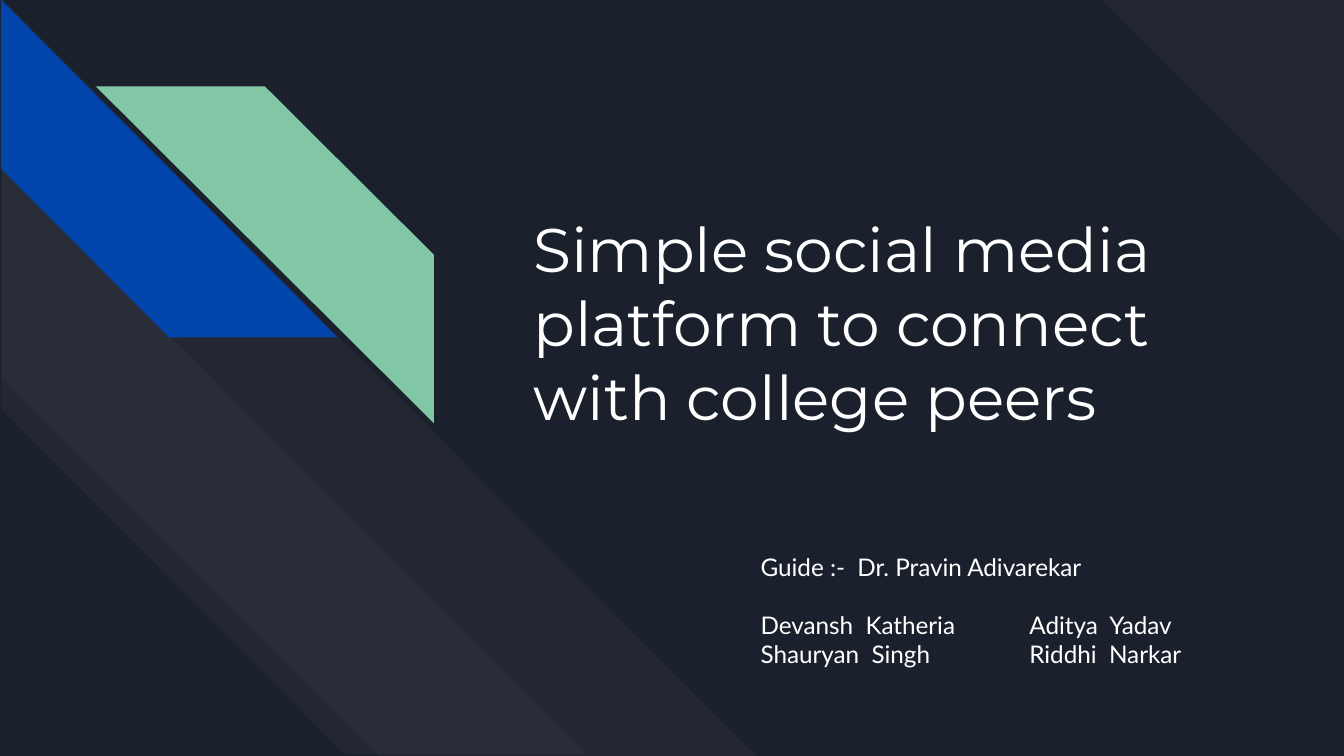
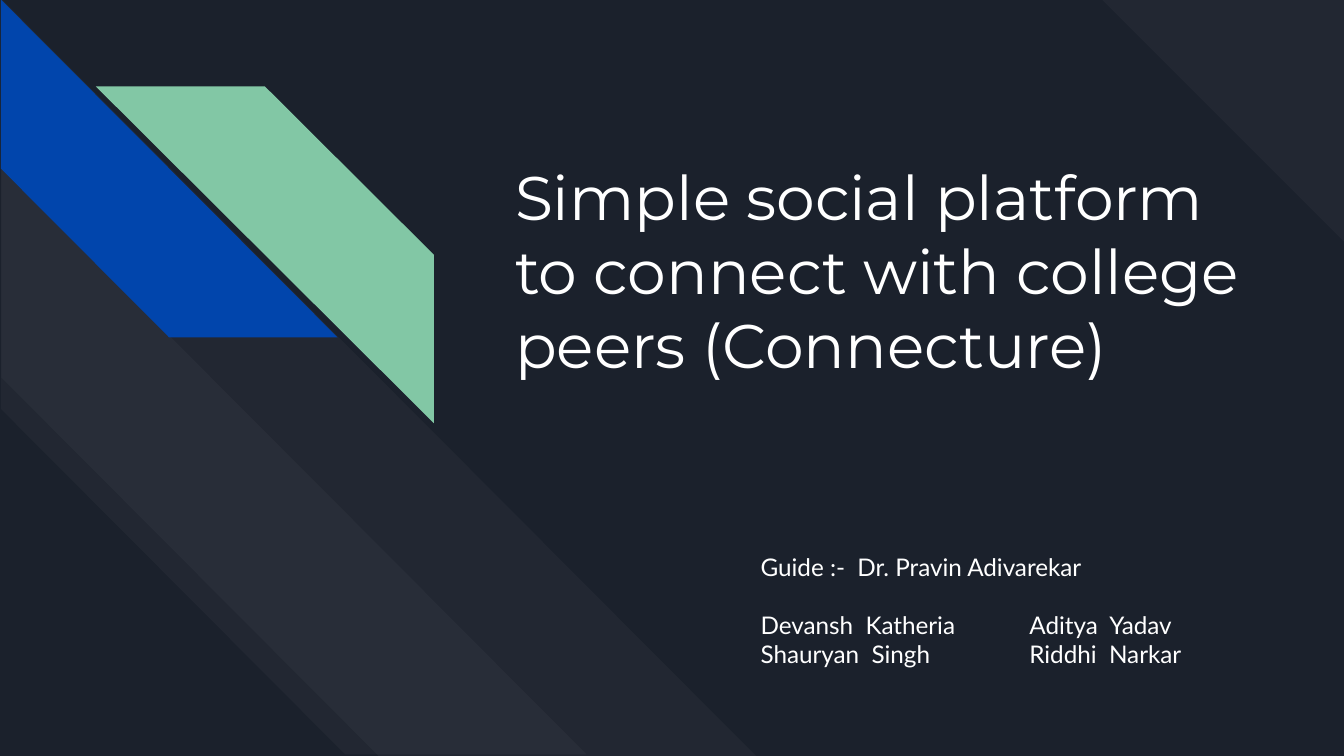
Before and after one commit to riddhi-narkar/connecture, a slide deck: slide 1 of docs/Mini Project grp 10.pptx. Drawn at 1344x756 pixels with LibreOffice and Linux fonts; fonts in the diff are those of the drawing. Boxes give left, top, right and bottom in pixels: in the first picture for what was removed or moved away, otherwise in the second. Text is boxed around its words. In the diff, an @@ line names an element or a change of style, - is before the commit and + after.

Commit message:
updated pptx

```diff
--- a/docs/Mini Project grp 10.pptx
+++ b/docs/Mini Project grp 10.pptx
@@ title at (515,174,1240,380): text changed @@
-Simple social media platform to connect with college peers
+Simple social platform to connect with college peers (Connecture)
```
